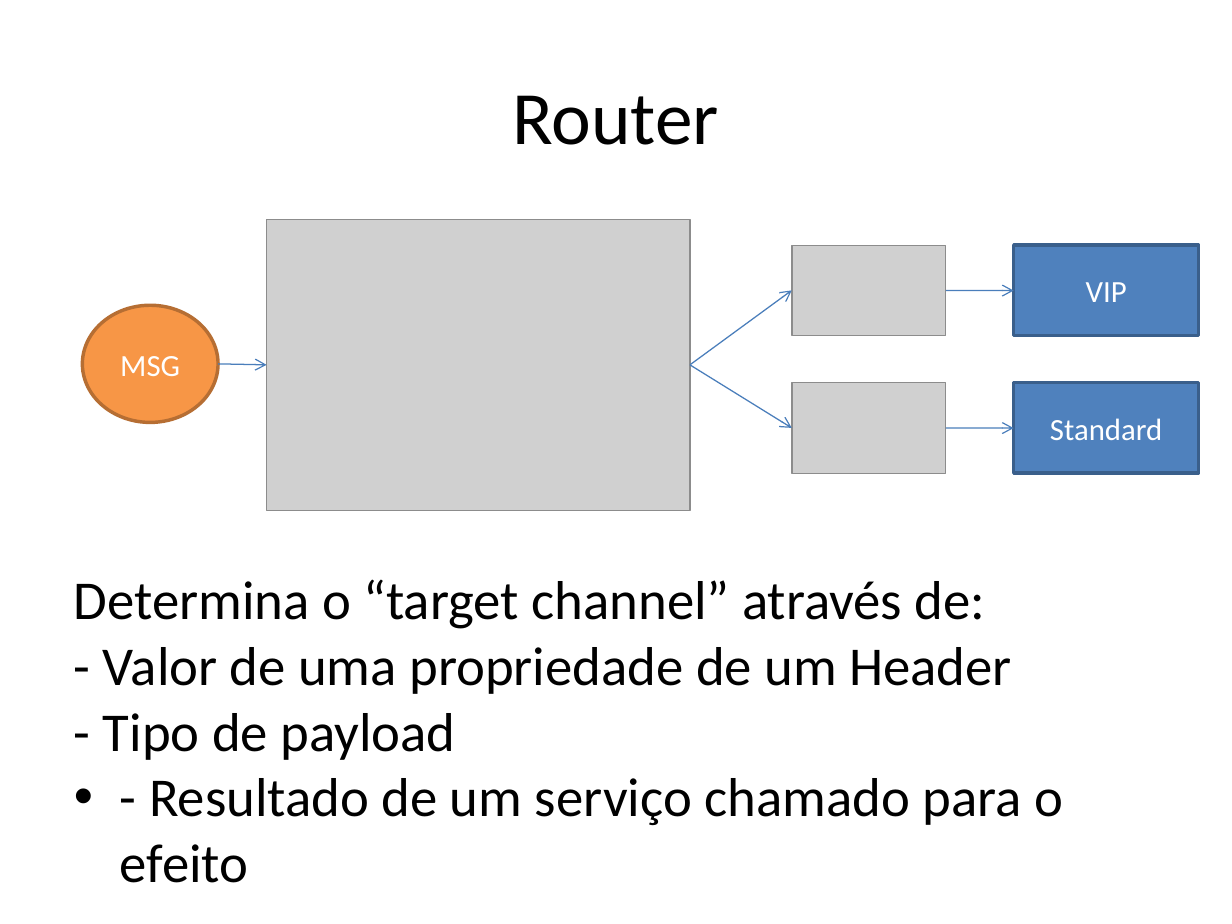
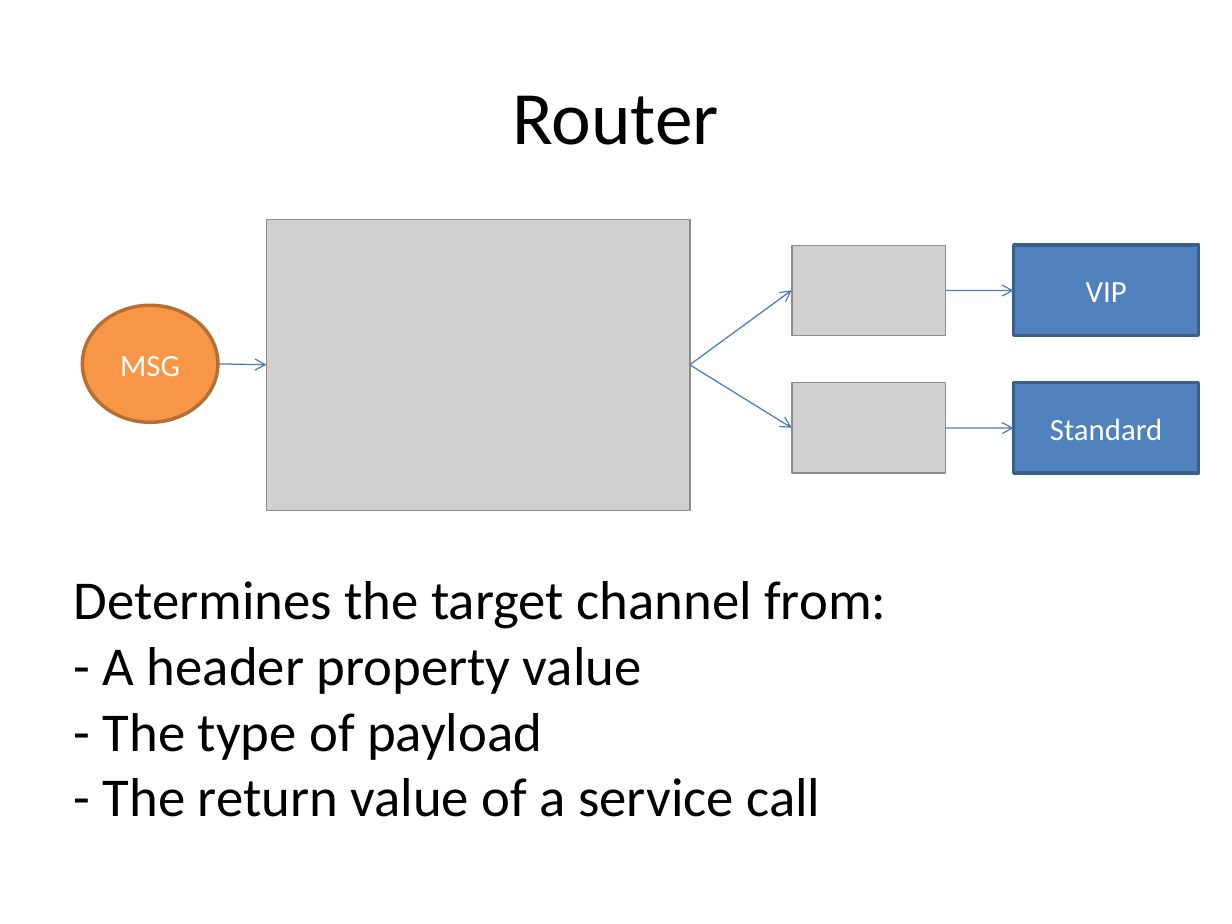
Before and after one commit to Cauliflower1988/cafe-si, a slide deck: slide 9 of src/site/training-resources/Sunset Integration.pptx. Drawn at 1232x924 pixels with LibreOffice and Linux fonts; fonts in the diff are those of the drawing; grey boxes stand for pictures. Boxes give left, top, right and bottom in pixels: in the first picture for what was removed or moved away, otherwise in the second. Text is boxed around its words. In the diff, an @@ line names an element or a change of style, - is before the commit and + after.

```diff
--- a/src/site/training-resources/Sunset Integration.pptx
+++ b/src/site/training-resources/Sunset Integration.pptx
@@ text at (74,581,886,817): text changed @@
-Determina o “target channel” através de:
-- Valor de uma propriedade de um Header
-- Tipo de payload
-• - Resultado de um serviço chamado para o efeito
+Determines the target channel from:
+- A header property value
+- The type of payload
+- The return value of a service call
```
Also in this commit, not shown: 12 other slides changed.
